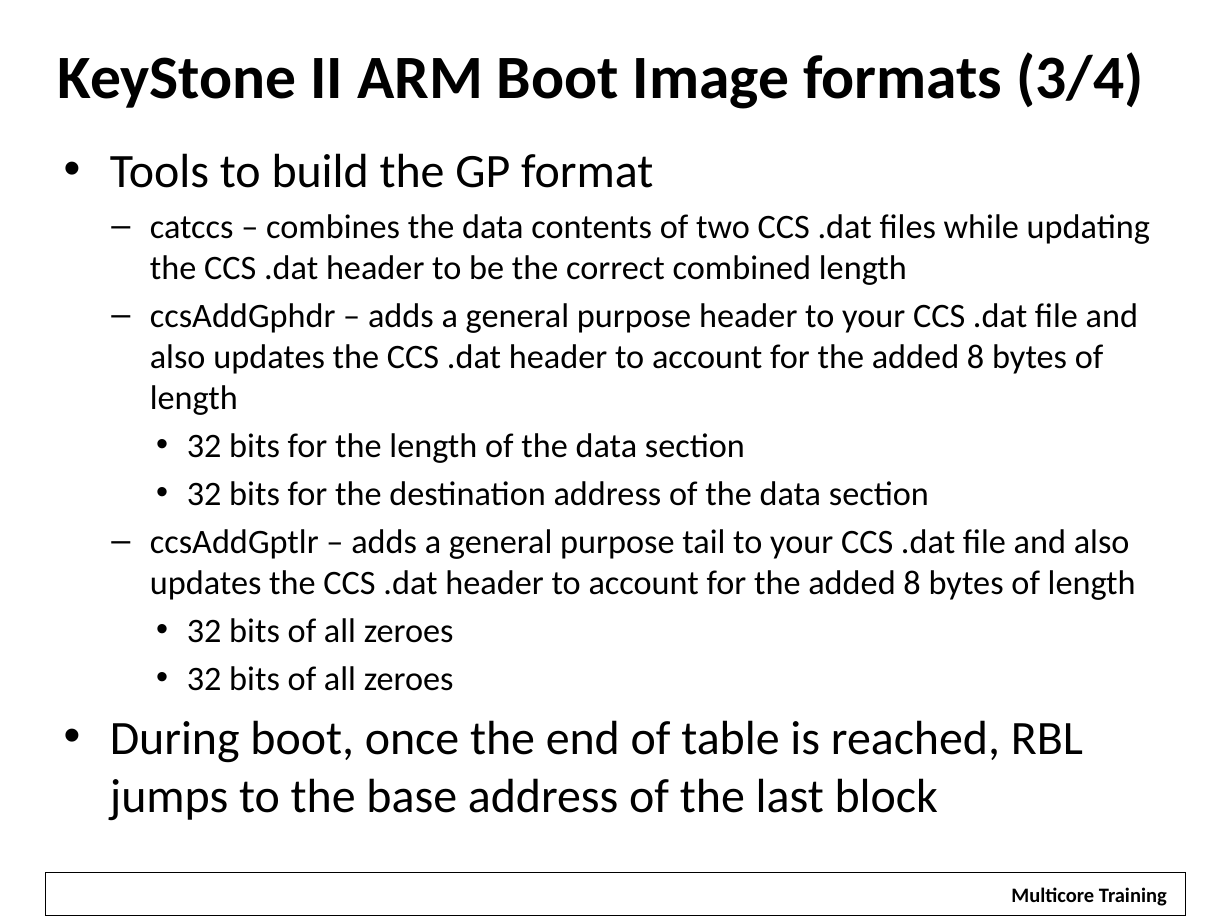
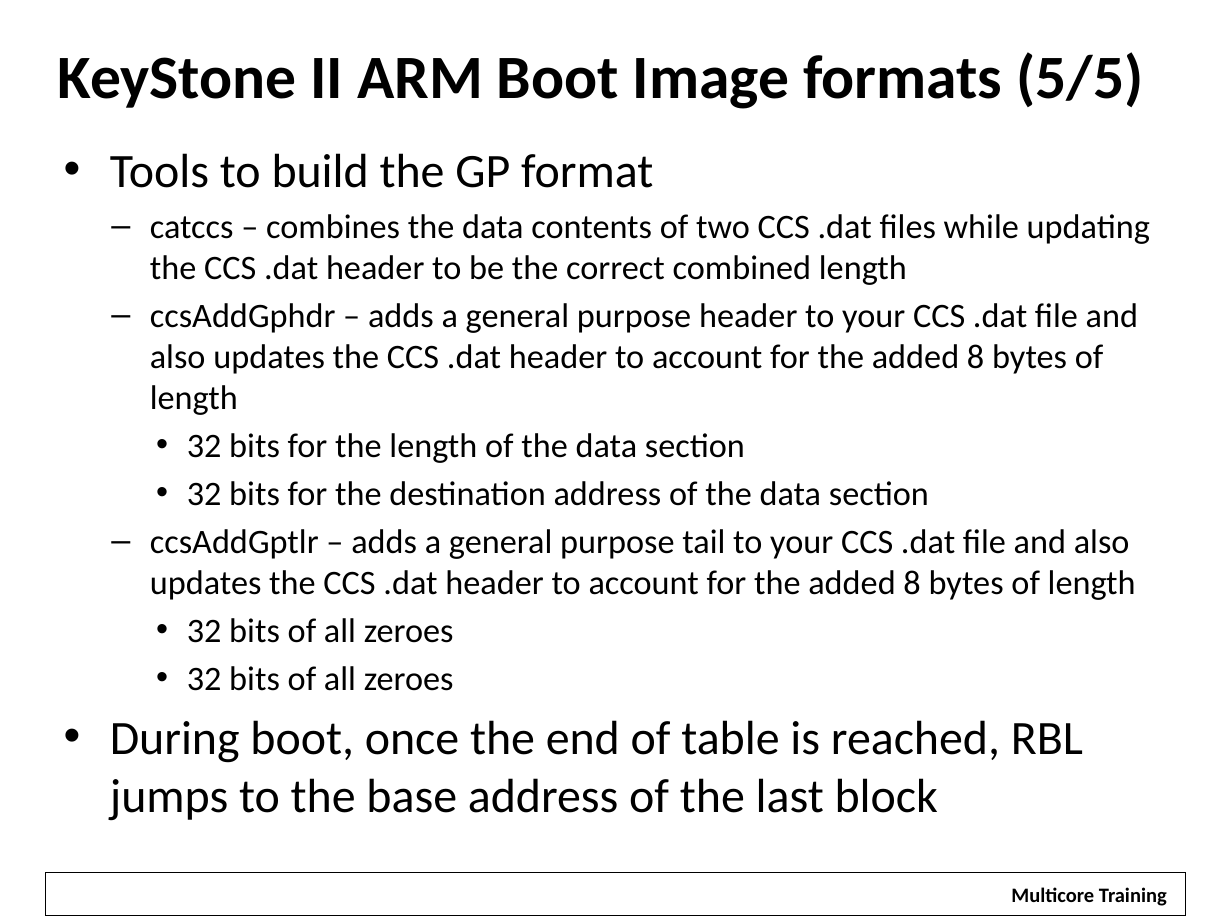
Before and after one commit to hari1989/keystone-workshop, a slide deck: slide 37 of preliminary/Working/presentations/KeyStone_2_ Bootloader_v2.pptx (slide 36 before the commit). Drawn at 1232x924 pixels with LibreOffice and Linux fonts; fonts in the diff are those of the drawing; background and template pictures are left out. Boxes give left, top, right and bottom in pixels: in the first picture for what was removed or moved away, otherwise in the second. Text is boxed around its words. In the diff, an @@ line names an element or a change of style, - is before the commit and + after.

```diff
--- a/preliminary/Working/presentations/KeyStone_2_ Bootloader_v2.pptx
+++ b/preliminary/Working/presentations/KeyStone_2_ Bootloader_v2.pptx
@@ title at bbox=[58, 52, 1143, 109]: text changed @@
-KeyStone II ARM Boot Image formats (3/4)
+KeyStone II ARM Boot Image formats (5/5)
```
Also in this commit, not shown: 5 other slides changed, 2 slides added, 3 slides removed.
